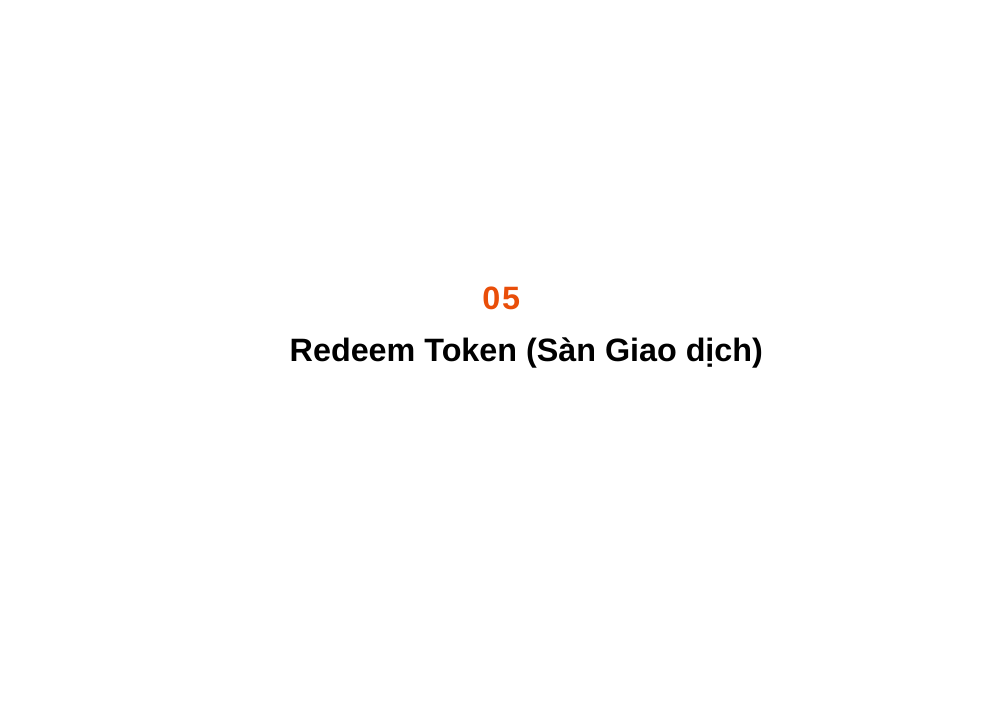
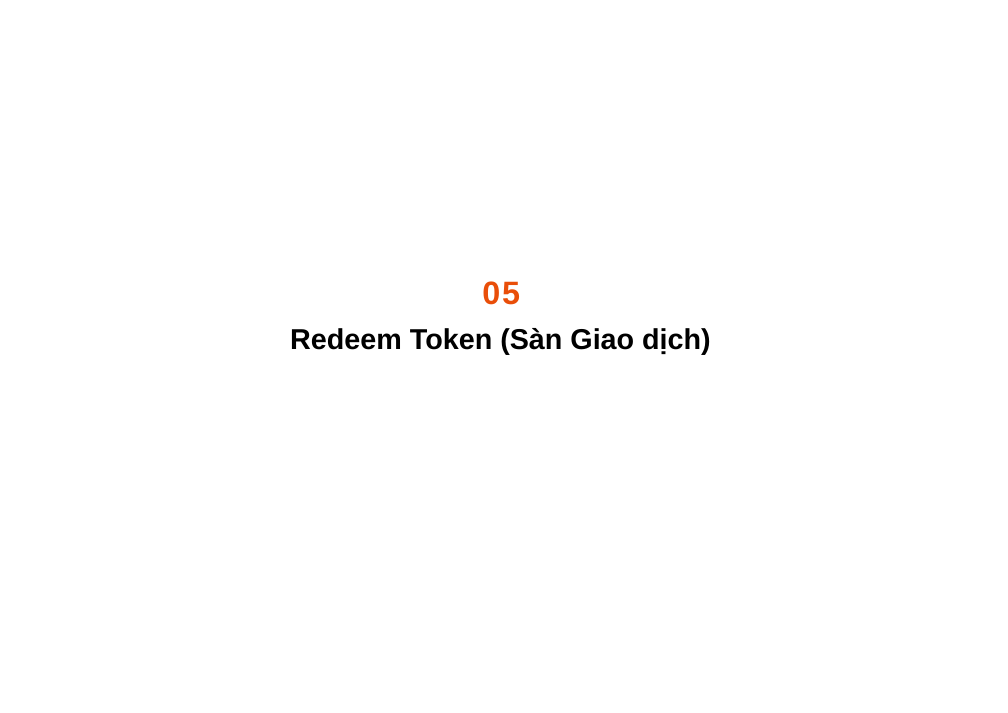
Before and after one commit to locskeleton/quorum_research, a slide deck: slide 13 of documents/ABS Architechture.pptx. Drawn at 1008x713 pixels with LibreOffice and Linux fonts; fonts in the diff are those of the drawing. Boxes give left, top, right and bottom in pixels: in the first picture for what was removed or moved away, otherwise in the second. Text is boxed around its words. In the diff, an @@ line names an element or a change of style, - is before the commit and + after.

```diff
--- a/documents/ABS Architechture.pptx
+++ b/documents/ABS Architechture.pptx
@@ text "05": place and size @@
-text "05" at [482,286,520,310]
+text "05" at [482,281,520,305]
@@ text "Redeem Token (Sàn Giao dịch)": place and size @@
-text "Redeem Token (Sàn Giao dịch)" at [290,337,763,367]
+text "Redeem Token (Sàn Giao dịch)" at [290,328,711,355]
@@ text "Redeem Token (Sàn Giao dịch)" at [290,328,711,355]: size 54 to 48 pt @@
```
Also in this commit, not shown: 4 other slides changed, 1 slide removed.
